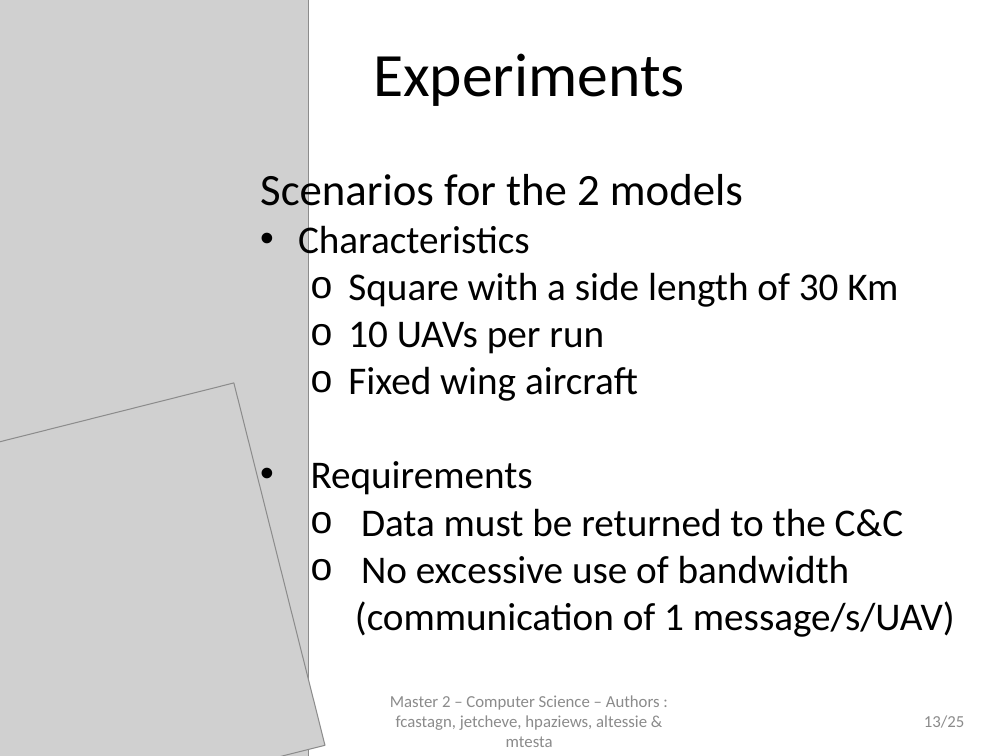
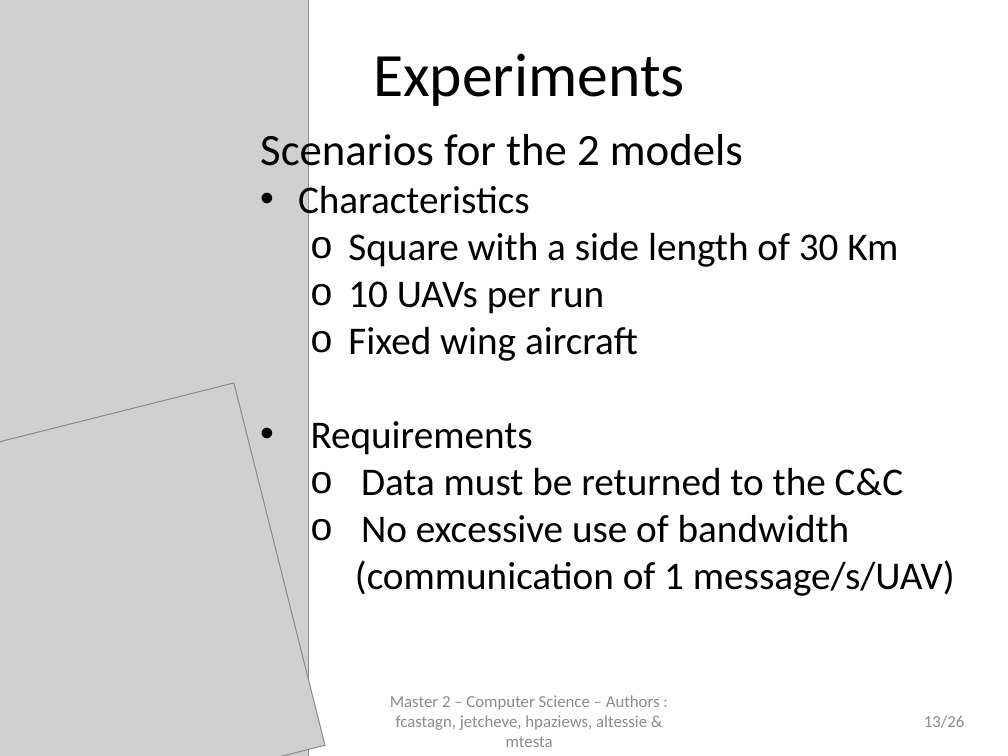
Before and after one commit to jetcheve/M2_PER_MMUAVGRA, a slide deck: slide 13 of ressources/presentation/PresentationPER_Desbarats_V3.pptx. Drawn at 1008x756 pixels with LibreOffice and Linux fonts; fonts in the diff are those of the drawing; grey boxes stand for pictures; background and template pictures are left out. Boxes give left, top, right and bottom in pixels: in the first picture for what was removed or moved away, otherwise in the second. Text is boxed around its words. In the diff, an @@ line names an element or a change of style, - is before the commit and + after.

```diff
--- a/ressources/presentation/PresentationPER_Desbarats_V3.pptx
+++ b/ressources/presentation/PresentationPER_Desbarats_V3.pptx
@@ text "Scenarios for the 2 models": place and size @@
-text "Scenarios for the 2 models" at box(260, 168, 955, 637)
+text "Scenarios for the 2 models" at box(260, 128, 955, 596)
@@ page number at box(924, 715, 964, 728): text changed @@
-13/25
+13/26
```
Also in this commit, not shown: 1 other slide changed, 1 slide added, 1 other file.
